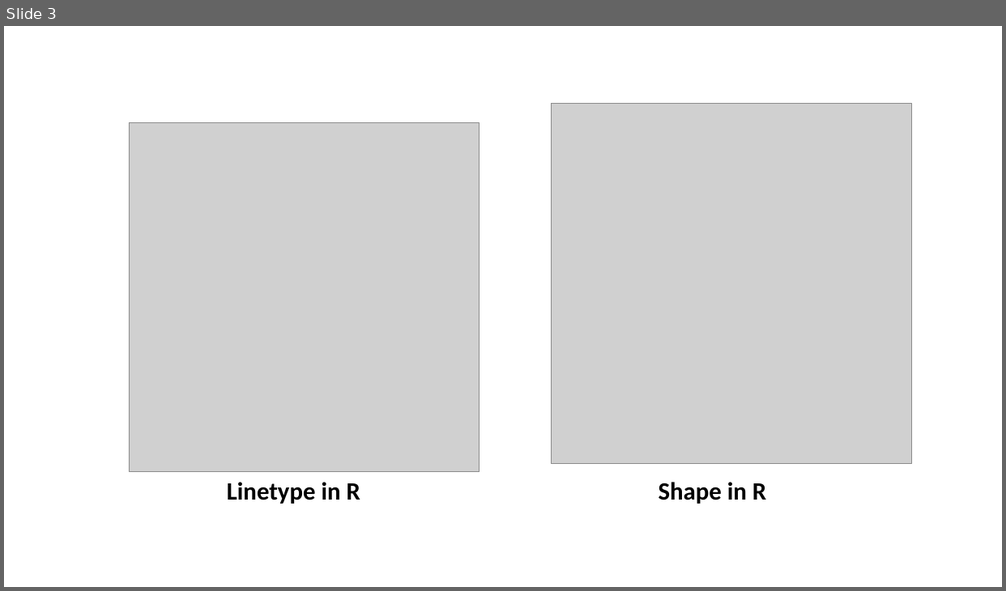
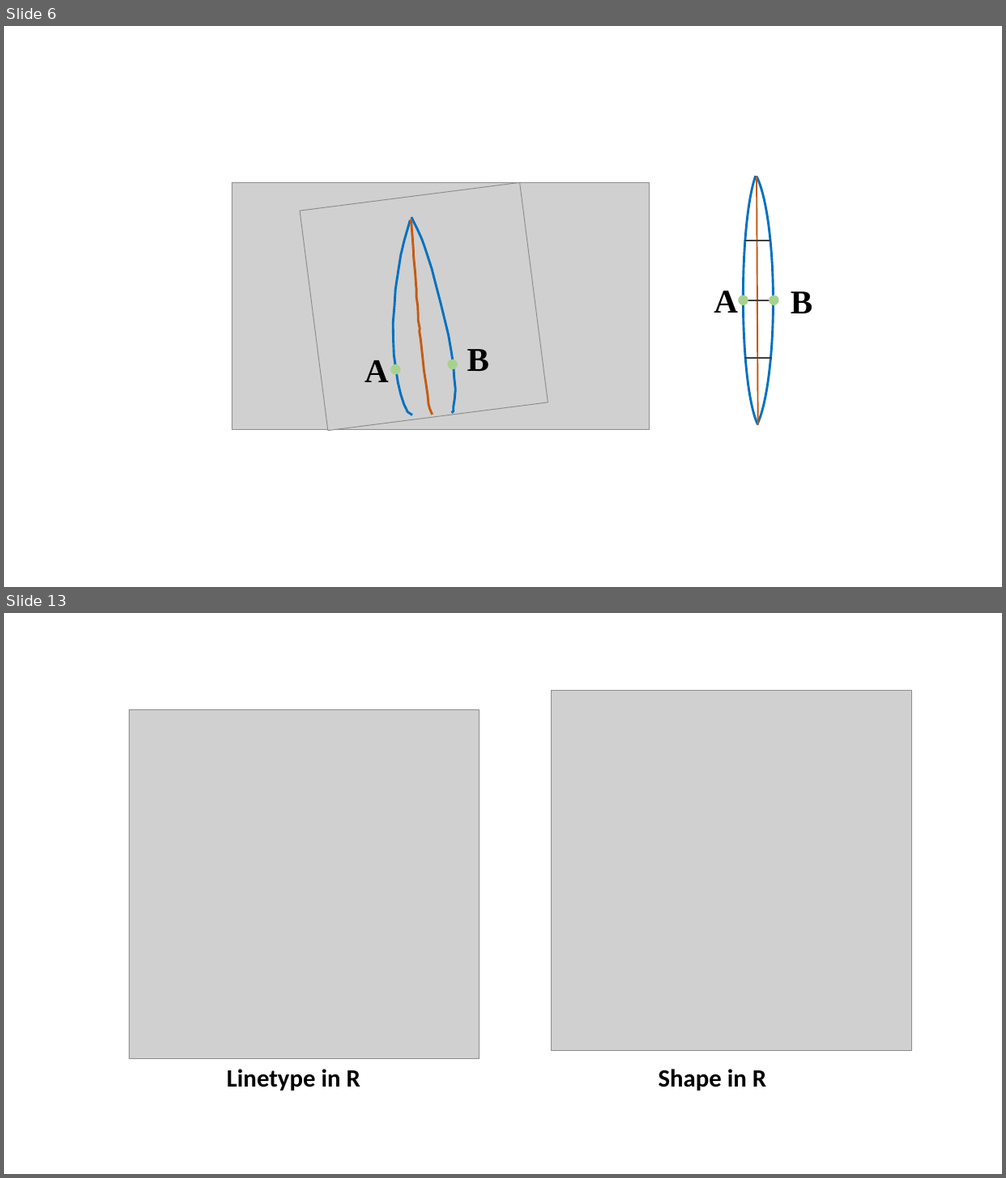
Before and after one commit to ChiaJung-Yeh/Spatial-Analysis, a slide deck: graph/graph.pptx. Shown one above the other, each under a label of ours: slide 3 before the commit, slides 6 and 13 after it; the slides between them are not shown. The pictures are 1006x591 and 1006x1178 pixels, drawn with LibreOffice and Linux fonts; fonts in the diff are those of the drawing; grey boxes stand for pictures. Boxes give left, top, right and bottom in pixels: in the first picture for what was removed or moved away, otherwise in the second. Text is boxed around its words. In the diff, an @@ line names an element or a change of style, - is before the commit and + after.

```diff
--- a/graph/graph.pptx
+++ b/graph/graph.pptx
@@ slide 6 added at (4,26,1002,587), background #FFFFFF @@
@@ arc (boxed as its full ellipse) added at (722,169,774,434), outline #0070C0 2.25 pt @@
@@ arc (boxed as its full ellipse) added at (743,165,785,430), outline #0070C0 2.25 pt @@
@@ picture added at (232,183,650,430) @@
@@ picture added at (300,183,548,431) @@
@@ line added from (757, 177) to (758, 426), #C55A11 1.5 pt @@
@@ freeform shape added at (411,218,455,414), outline #0070C0 2.25 pt @@
@@ freeform shape added at (411,219,432,415), outline #C55A11 2.25 pt @@
@@ freeform shape added at (394,220,413,416), outline #0070C0 2.25 pt @@
@@ line added from (770, 241) to (744, 241), #404040 1.5 pt @@
@@ text added at (714,291,738,313), 32 pt, text #000000, bold @@
+A
@@ text added at (791,292,812,314), 32 pt, text #000000, bold @@
+B
@@ ellipse added at (739,296,749,306), fill #A9D18E @@
@@ line added from (772, 301) to (744, 301), #404040 1.5 pt @@
@@ ellipse added at (769,296,780,306), fill #A9D18E @@
@@ text added at (364,361,389,382), 32 pt, text #000000, bold @@
+A
@@ ellipse added at (390,365,401,375), fill #A9D18E @@
@@ ellipse added at (447,360,458,370), fill #A9D18E @@
@@ text added at (467,349,489,371), 32 pt, text #000000, bold @@
+B
@@ line added from (772, 358) to (744, 358), #404040 1.5 pt @@
@@ what was slide 3 is now slide 13 @@
```
Also in this commit, not shown: 2 slides changed, 9 other slides added, 20 other files.
